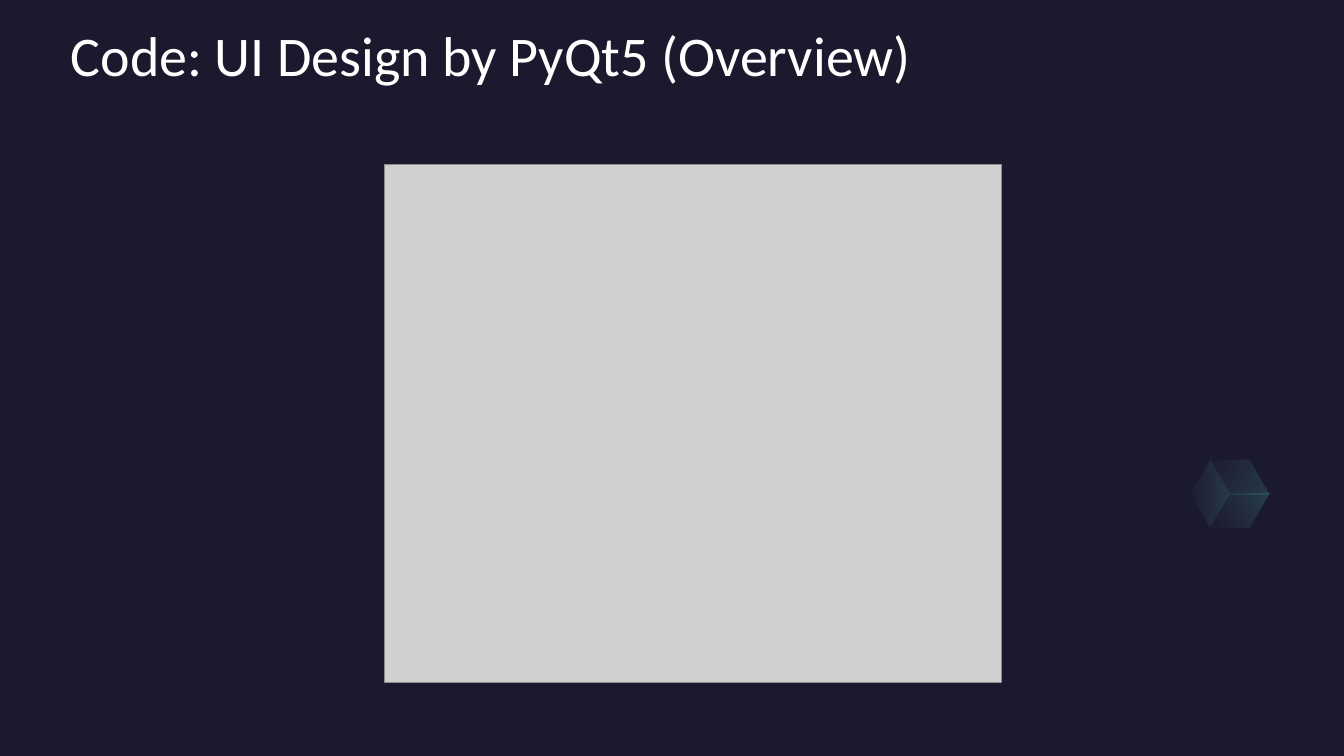
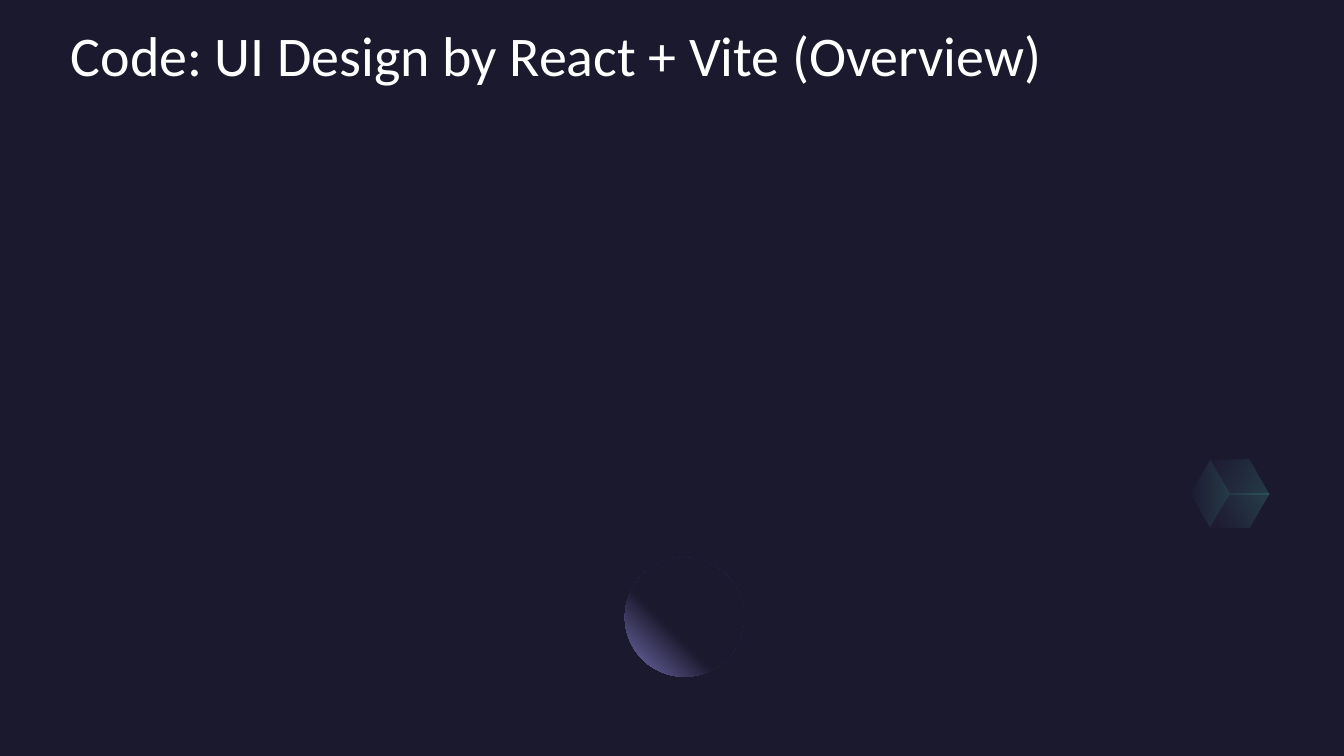
Before and after one commit to Generic-alias/Mini-Project-group-8, a slide deck: slide 22 of Project Files/Presentations/Group_8Implementation_new.pptx. Drawn at 1344x756 pixels with LibreOffice and Linux fonts; fonts in the diff are those of the drawing; grey boxes stand for pictures; background and template pictures are left out. Boxes give left, top, right and bottom in pixels: in the first picture for what was removed or moved away, otherwise in the second. Text is boxed around its words. In the diff, an @@ line names an element or a change of style, - is before the commit and + after.

```diff
--- a/Project Files/Presentations/Group_8Implementation_new.pptx
+++ b/Project Files/Presentations/Group_8Implementation_new.pptx
@@ title at <box>71,35,1041,86</box>: text changed @@
-Code: UI Design by PyQt5 (Overview)
+Code: UI Design by React + Vite (Overview)
@@ picture removed at <box>385,164,1001,683</box> @@
@@ ellipse added at <box>625,558,744,677</box>, fill gradient #1B192E to #7771B2 @@
```
Also in this commit, not shown: 5 other slides changed, 6 slides removed, 2 other files.
